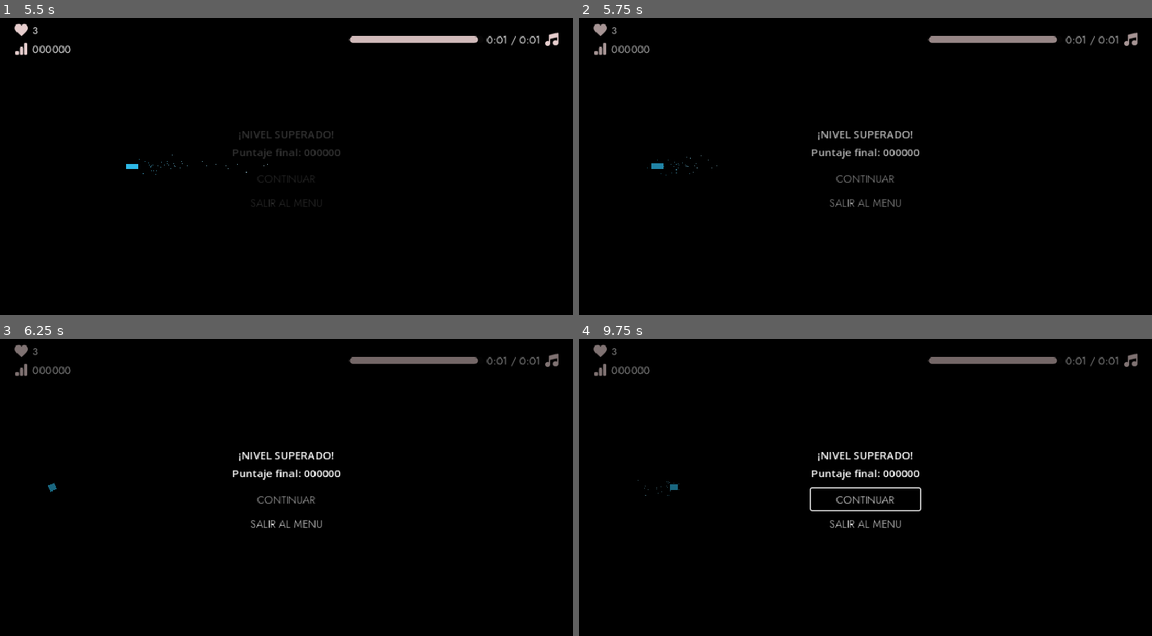
Above: before the commit, frames 1-4 (two rows, left to right).
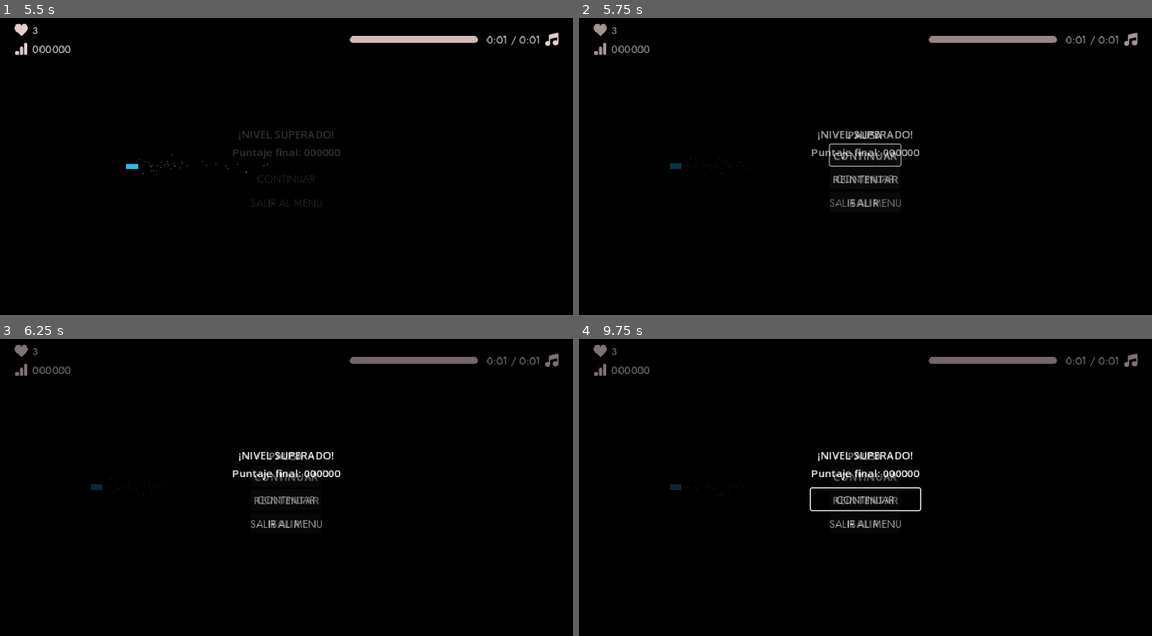
Above: after the commit, the same moments.

Repository: UnCompa/dodge-the-beat
Game: Godot game, scene res://escenas/menu_principal/menu_principal.tscn
Two runs of this game, one before a commit and one after it. Both use one fixed random seed, a clock stepped at 60 frames per second and the inputs below. Sound files missing from this copy of the repository are replaced by a short silence.
Inputs (mouse positions are in pixels of both pictures, inside the frame that each line leads up to):
- Up to frame 1 (5.5 s): click "Jugar" at 0.5 s; move the mouse to (412, 154) at 1.27 s; hold Right (move_right) 1.28-2.03 s; tap Space (dash) at 1.35, 2.1, 2.85, 3.6, 5.1 s; click (412, 154) at 1.42 s; tap Enter at 2 s; move the mouse to (171, 187) at 2.02 s; hold Down (move_down) 2.03-2.78 s; click (171, 187) at 2.17 s; move the mouse to (343, 98) at 2.77 s; hold Right (move_right) 2.78-3.53 s; click (343, 98) at 2.92 s; move the mouse to (257, 234) at 3.52 s; hold Up (move_up) 3.53-4.25 s; click (257, 234) at 3.67 s; click "CONTINUAR" at 4.25 s; move the mouse to (458, 216) at 5.02 s; hold Left (move_left) from 5.03 s (still down); click (458, 216) at 5.17 s
- Up to frame 2 (5.75 s): keep holding Left (move_left); tap Escape (ui_cancel) at 5.65 s
- Up to frame 3 (6.25 s): release Left (move_left) at 5.75 s; click "CONTINUAR" at 5.75 s
- Up to frame 4 (9.75 s): click "CONTINUAR" at 6.5 s; click (865, 499) at 7.25 s, where only the run after the commit has a clickable "REINTENTAR"; click (865, 499) at 8 s, where only the run after the commit has a clickable "REINTENTAR"; click (865, 499) at 8.75 s, where only the run after the commit has a clickable "REINTENTAR"; tap Space (dash) at 9.5, 9.6 s; move the mouse to (693, 442) at 9.52 s; hold Left (move_left) from 9.53 s (still down); click (693, 442) at 9.67 s

Frame 1 is identical in both runs. In frame 2, 0.8% of the frame differs, in the area x 11-57%, y 38-64%; in frame 3, 0.5%; in frame 4, 0.5%.

Commit message:
feat: adding pause menu

Diff:
--- /dev/null
+++ b/escenas/hud/pause_menu.gd
@@ -0,0 +1,57 @@
+extends Control
+
+@onready var retry_button: Button = $CenterContainer/VBox/RetryButton
+@onready var quit_button: Button = $CenterContainer/VBox/QuitButton
+@onready var resume_button: Button = $CenterContainer/VBox/ResumeButton
+
+func _ready() -> void:
+	hide()
+	process_mode = Node.PROCESS_MODE_ALWAYS
+
+	# --- CONECTANDO LAS SEÑALES ---
+	# Esto le dice a Godot: "Cuando presionen este botón, ejecuta esta función"
+	resume_button.pressed.connect(_on_resume_button_pressed)
+	retry_button.pressed.connect(_on_retry_button_pressed)
+	quit_button.pressed.connect(_on_quit_button_pressed)
+
+func _input(event: InputEvent) -> void:
+	if event.is_action_pressed("ui_cancel"):
+		toggle_pause()
+
+func toggle_pause() -> void:
+	var new_pause_state = !get_tree().paused
+	get_tree().paused = new_pause_state
+	visible = new_pause_state
+
+	if new_pause_state:
+		Input.mouse_mode = Input.MOUSE_MODE_VISIBLE
+		resume_button.grab_focus() # Usamos la referencia @onready
+
+		# Opcional: Filtro sordo al pausar (JSAB Style)
+		_set_low_pass_filter(true)
+	else:
+		Input.mouse_mode = Input.MOUSE_MODE_HIDDEN
+		_set_low_pass_filter(false)
+
+# --- FUNCIONES DE LOS BOTONES ---
+
+func _on_resume_button_pressed() -> void:
+	toggle_pause()
+
+func _on_retry_button_pressed() -> void:
+	get_tree().paused = false
+	_set_low_pass_filter(false) # Limpiar audio antes de reiniciar
+	GameManager.reset_game()
+	get_tree().reload_current_scene()
+
+func _on_quit_button_pressed() -> void:
+	get_tree().paused = false
+	_set_low_pass_filter(false)
+	LevelManager.go_to_level_select()
+
+# Función auxiliar para el efecto de sonido JSAB
+func _set_low_pass_filter(active: bool) -> void:
+	var bus_idx = AudioServer.get_bus_index("Master")
+	for i in AudioServer.get_bus_effect_count(bus_idx):
+		if AudioServer.get_bus_effect(bus_idx, i) is AudioEffectLowPassFilter:
+			AudioServer.set_bus_effect_enabled(bus_idx, i, active)
--- /dev/null
+++ b/escenas/hud/pause_menu.tscn
@@ -0,0 +1,50 @@
+[gd_scene format=3 uid="uid://bbopwrkjcu251"]
+
+[ext_resource type="Script" uid="uid://dty6odveetkny" path="res://escenas/hud/pause_menu.gd" id="1_5y6wo"]
+
+[node name="PauseMenu" type="Control" unique_id=622304327]
+process_mode = 3
+layout_mode = 3
+anchors_preset = 15
+anchor_right = 1.0
+anchor_bottom = 1.0
+grow_horizontal = 2
+grow_vertical = 2
+script = ExtResource("1_5y6wo")
+
+[node name="ColorRect" type="ColorRect" parent="." unique_id=1804082967]
+layout_mode = 1
+anchors_preset = 15
+anchor_right = 1.0
+anchor_bottom = 1.0
+grow_horizontal = 2
+grow_vertical = 2
+color = Color(0, 0, 0, 0.6039216)
+
+[node name="CenterContainer" type="CenterContainer" parent="." unique_id=1260700965]
+layout_mode = 1
+anchors_preset = 15
+anchor_right = 1.0
+anchor_bottom = 1.0
+grow_horizontal = 2
+grow_vertical = 2
+
+[node name="VBox" type="VBoxContainer" parent="CenterContainer" unique_id=379350428]
+layout_mode = 2
+
+[node name="PauseTitle" type="Label" parent="CenterContainer/VBox" unique_id=1631747554]
+layout_mode = 2
+text = "PAUSA"
+horizontal_alignment = 1
+
+[node name="ResumeButton" type="Button" parent="CenterContainer/VBox" unique_id=426002688]
+layout_mode = 2
+text = "CONTINUAR"
+
+[node name="RetryButton" type="Button" parent="CenterContainer/VBox" unique_id=265066237]
+layout_mode = 2
+text = "REINTENTAR"
+
+[node name="QuitButton" type="Button" parent="CenterContainer/VBox" unique_id=1505937861]
+layout_mode = 2
+text = "SALIR"
--- a/escenas/levels/level01/level01.tscn
+++ b/escenas/levels/level01/level01.tscn
@@ -6,6 +6,7 @@
 [ext_resource type="PackedScene" uid="uid://c3p1d2fibx2dg" path="res://escenas/hud/game_over_panel.tscn" id="2_ydodv"]
 [ext_resource type="PackedScene" uid="uid://dqxg0m6u758t3" path="res://escenas/spawner/spawner.tscn" id="3_yoxmf"]
 [ext_resource type="AudioStream" uid="uid://cu2vt8pw2f1fe" path="res://music/moodmode-prime-glitched-logo-165413.mp3" id="5_ugdro"]
+[ext_resource type="PackedScene" uid="uid://bbopwrkjcu251" path="res://escenas/hud/pause_menu.tscn" id="6_ugdro"]
 [ext_resource type="PackedScene" uid="uid://df01le8v3ygpi" path="res://escenas/hud/complete_level_panel.tscn" id="8_ugdro"]
 
 [node name="EscenaPrincipal" type="Node2D" unique_id=1234830979]
@@ -41,6 +42,8 @@
 [node name="Hud" parent="CanvasLayer" unique_id=1584566176 node_paths=PackedStringArray("music_player") instance=ExtResource("2_w8lef")]
 music_player = NodePath("../../AudioStreamPlayer2D")
 
+[node name="PauseMenu" parent="CanvasLayer" unique_id=622304327 instance=ExtResource("6_ugdro")]
+
 [node name="CanvasLayer2" type="CanvasLayer" parent="." unique_id=424721200]
 layer = 2
 
--- a/escenas/levels/level02/level02.tscn
+++ b/escenas/levels/level02/level02.tscn
@@ -6,6 +6,7 @@
 [ext_resource type="PackedScene" uid="uid://dqxg0m6u758t3" path="res://escenas/spawner/spawner.tscn" id="3_fw471"]
 [ext_resource type="AudioStream" uid="uid://bq6qn0mvcm7v4" path="res://music/vibehorn-relax-lofi-beat-461489.mp3" id="4_f6uii"]
 [ext_resource type="PackedScene" uid="uid://dpowuciuamb3c" path="res://escenas/hud/hud.tscn" id="5_mmma5"]
+[ext_resource type="PackedScene" uid="uid://bbopwrkjcu251" path="res://escenas/hud/pause_menu.tscn" id="6_fw471"]
 [ext_resource type="PackedScene" uid="uid://c3p1d2fibx2dg" path="res://escenas/hud/game_over_panel.tscn" id="6_sgg8l"]
 [ext_resource type="PackedScene" uid="uid://df01le8v3ygpi" path="res://escenas/hud/complete_level_panel.tscn" id="7_05vnx"]
 
@@ -45,6 +46,8 @@
 
 [node name="CanvasLayer" type="CanvasLayer" parent="." unique_id=720536584]
 
+[node name="PauseMenu" parent="CanvasLayer" unique_id=622304327 instance=ExtResource("6_fw471")]
+
 [node name="Hud" parent="CanvasLayer" unique_id=1584566176 node_paths=PackedStringArray("music_player") instance=ExtResource("5_mmma5")]
 music_player = NodePath("../../AudioStreamPlayer2D")
 
--- a/project.godot
+++ b/project.godot
@@ -36,6 +36,20 @@
 
 [input]
 
+ui_accept={
+"deadzone": 0.5,
+"events": [Object(InputEventKey,"resource_local_to_scene":false,"resource_name":"","device":0,"window_id":0,"alt_pressed":false,"shift_pressed":false,"ctrl_pressed":false,"meta_pressed":false,"pressed":false,"keycode":4194309,"physical_keycode":0,"key_label":0,"unicode":0,"location":0,"echo":false,"script":null)
+, Object(InputEventKey,"resource_local_to_scene":false,"resource_name":"","device":0,"window_id":0,"alt_pressed":false,"shift_pressed":false,"ctrl_pressed":false,"meta_pressed":false,"pressed":false,"keycode":4194310,"physical_keycode":0,"key_label":0,"unicode":0,"location":0,"echo":false,"script":null)
+, Object(InputEventKey,"resource_local_to_scene":false,"resource_name":"","device":0,"window_id":0,"alt_pressed":false,"shift_pressed":false,"ctrl_pressed":false,"meta_pressed":false,"pressed":false,"keycode":32,"physical_keycode":0,"key_label":0,"unicode":32,"location":0,"echo":false,"script":null)
+, Object(InputEventJoypadButton,"resource_local_to_scene":false,"resource_name":"","device":-1,"button_index":0,"pressure":0.0,"pressed":true,"script":null)
+]
+}
+ui_cancel={
+"deadzone": 0.5,
+"events": [Object(InputEventKey,"resource_local_to_scene":false,"resource_name":"","device":0,"window_id":0,"alt_pressed":false,"shift_pressed":false,"ctrl_pressed":false,"meta_pressed":false,"pressed":false,"keycode":4194305,"physical_keycode":0,"key_label":0,"unicode":0,"location":0,"echo":false,"script":null)
+, Object(InputEventJoypadButton,"resource_local_to_scene":false,"resource_name":"","device":-1,"button_index":6,"pressure":0.0,"pressed":true,"script":null)
+]
+}
 move_up={
 "deadzone": 0.2,
 "events": [Object(InputEventKey,"resource_local_to_scene":false,"resource_name":"","device":-1,"window_id":0,"alt_press …(195 unchanged characters)…
Not shown, added: escenas/hud/pause_menu.gd.uid
